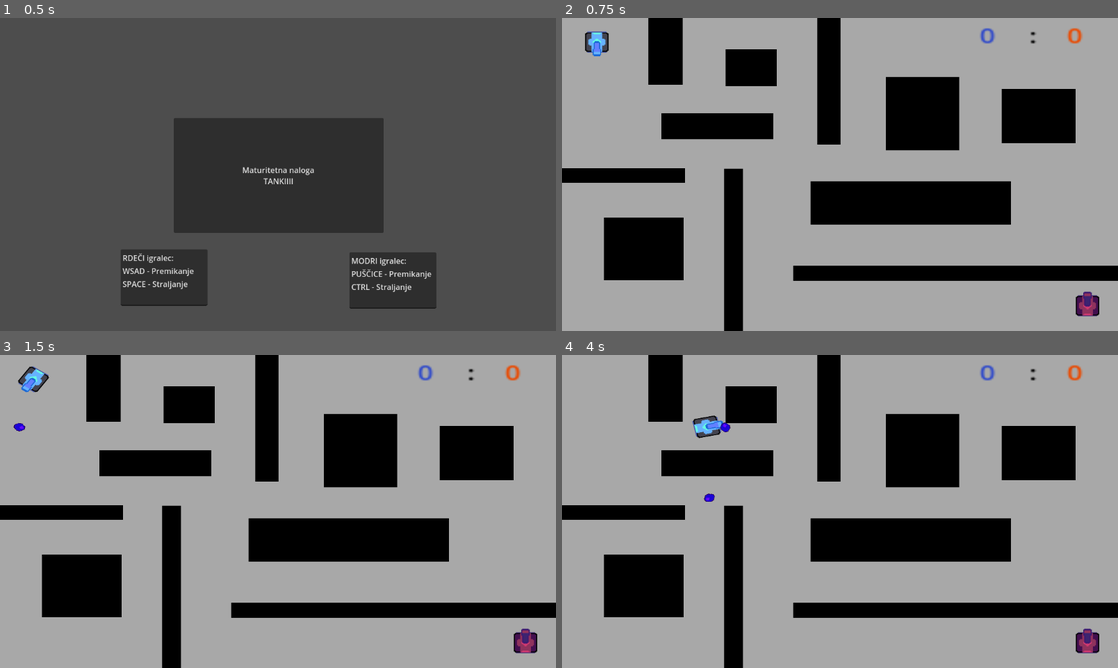
Above: before the commit, frames 1-4 (two rows, left to right).
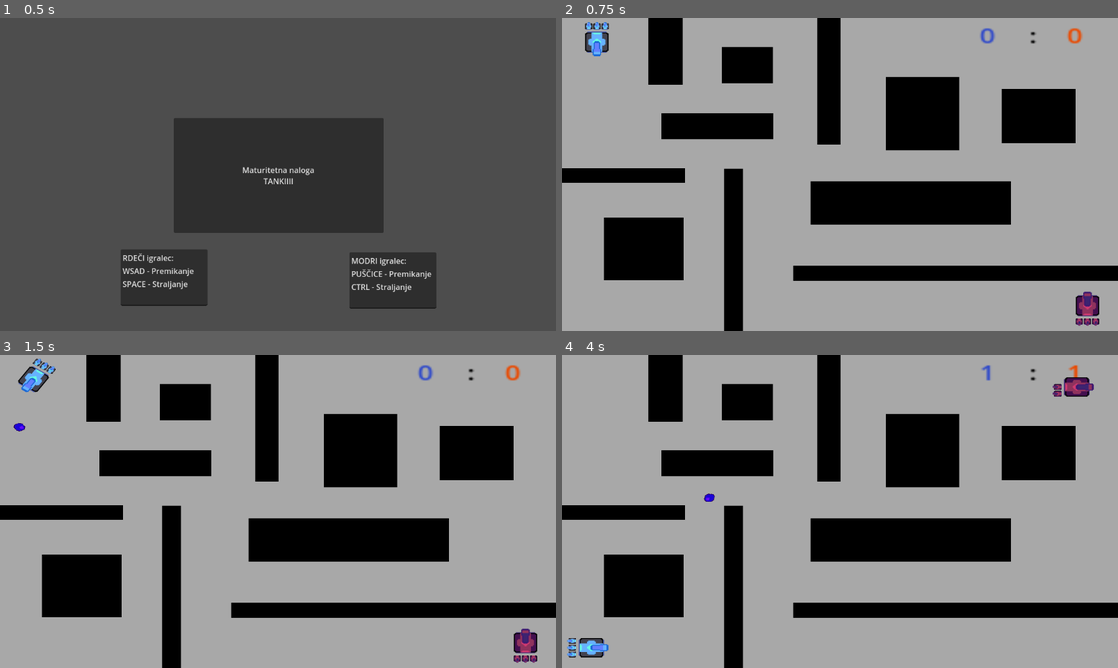
Above: after the commit, the same moments.

Repository: ThePotato-UI/m_naloga
Game: Godot game, scene res://Scene/glava.tscn
Two runs of this game, one before a commit and one after it. Both use one fixed random seed, a clock stepped at 60 frames per second and the inputs below.
Inputs:
- Up to frame 1 (0.5 s): no input
- Up to frame 2 (0.75 s): click "Maturitetna naloga TANKIIII" at 0.5 s
- Up to frame 3 (1.5 s): tap Enter at 1.25 s; hold Right (RIGHT) from 1.28 s (still down); tap Ctrl (FIRE) at 1.35 s
- Up to frame 4 (4 s): tap Space (SPACE) at 1.55, 2.1, 3.05, 3.6 s; release Right (RIGHT) at 2.03 s; hold Down (DOWN) 2.03-2.78 s; tap Ctrl (FIRE) at 2.3, 2.85, 3.8 s; hold Right (RIGHT) 2.78-3.53 s; hold Up (UP) from 3.53 s (still down)

Frame 1 is identical in both runs. In frame 2, 0.5% of the frame differs, in the area x 4-97%, y 1-99%; in frame 3, 0.5%; in frame 4, 1.9%, in the area x 0-97%, y 3-97%.

Commit message:
2.0
Delujoča končana igra

Diff:
--- a/Koda/Global.gd
+++ b/Koda/Global.gd
@@ -9,3 +9,5 @@
 
 var Points_R = 0
 var Points_B = 0
+
+var Is_paused = false
--- a/Koda/Player1.gd
+++ b/Koda/Player1.gd
@@ -1,8 +1,15 @@
 extends CharacterBody2D
 
 @onready var main = get_tree().get_root().get_node("Game")
+@onready var F = $HealthBar_P1/full_health
+@onready var M = $HealthBar_P1/mid_health
+@onready var E = $HealthBar_P1/end_health
 
 var healthbar : float
+
+var F_bool = false
+var M_bool = false
+var E_bool = false
 
 @export var speed = 400
 @export var rotation_speed = 3
@@ -12,7 +19,10 @@
 var rotation_direction = 0
 
 func _ready() -> void:
-	healthbar = 5
+	healthbar = 3
+	F.show()
+	M.show()
+	E.show()
 
 
 func get_input():
@@ -20,24 +30,44 @@
 	velocity = transform.x * Input.get_axis("down", "up") * speed
 
 func _physics_process(delta):
-	Health()
+	if !Global.Is_paused:
+		Health()
 
+		if F_bool:
+			F.hide()
+			F_bool = false
+		if M_bool:
+			M.hide()
+			M_bool = false
+		if E_bool:
+			E.hide()
+			E_bool = false
 
-	get_input()
-	rotation += rotation_direction * rotation_speed * delta
-	move_and_slide()
+		get_input()
+		rotation += rotation_direction * rotation_speed * delta
+		move_and_slide()
 
-	if  Input.is_action_just_pressed("SPACE"):
-		Streljaj()
+		if  Input.is_action_just_pressed("SPACE"):
+			Streljaj()
 
 func Health():
 	if Global.GotHit_Red:
 		healthbar -= 1
 		Global.GotHit_Red = false
+
+	if healthbar == 2:
+		F_bool = true
+		return
+
+	if healthbar == 1:
+		M_bool = true
+
 	if healthbar == 0:
 		print("RED is dead")
+		M_bool = true
 		queue_free()
 		Global.RED_HD = true
+
 
 
 func Streljaj():
--- a/Koda/igralec_2.gd
+++ b/Koda/igralec_2.gd
@@ -1,6 +1,13 @@
 extends CharacterBody2D
 
 @onready var main = get_tree().get_root().get_node("Game")
+@onready var F = $HealthBar_P2/full_health
+@onready var M = $HealthBar_P2/mid_health
+@onready var E = $HealthBar_P2/end_health
+
+var F_bool = false
+var M_bool = false
+var E_bool = false
 
 @export var speed = 400
 @export var rotation_speed = 3
@@ -12,7 +19,10 @@
 var rotation_direction = 0
 
 func _ready() -> void:
-	healthbar = 5
+	healthbar = 3
+	F.show()
+	M.show()
+	E.show()
 
 func get_input():
 	rotation_direction = Input.get_axis("LEFT", "RIGHT")
@@ -22,21 +32,40 @@
 	if Global.GotHit_Blue:
 		healthbar -= 1
 		Global.GotHit_Blue = false
+
+	if healthbar == 2:
+		F_bool = true
+		return
+
+	if healthbar == 1:
+		M_bool = true
+
 	if healthbar == 0:
 		print("BLUE is dead")
+		E_bool = true
 		queue_free()
 		Global.BLUE_HD = true
 
 func _physics_process(delta):
-	Health()
+	if !Global.Is_paused:
+		Health()
 
+		if F_bool:
+			F.hide()
+			F_bool = false
+		if M_bool:
+			M.hide()
+			M_bool = false
+		if E_bool:
+			E.hide()
+			E_bool = false
 
-	get_input()
-	rotation += rotation_direction * rotation_speed * delta
-	move_and_slide()
+		get_input()
+		rotation += rotation_direction * rotation_speed * delta
+		move_and_slide()
 
-	if  Input.is_action_just_pressed("FIRE"):
-		Streljaj()
+		if  Input.is_action_just_pressed("FIRE"):
+			Streljaj()
 
 
 func Streljaj():
--- a/Koda/metek.gd
+++ b/Koda/metek.gd
@@ -13,22 +13,22 @@
 	$Timer.start()
 
 func _physics_process(delta: float) -> void:
-	velocity = Vector2(Speed, 0).rotated(dir)
-	var collision = move_and_collide(velocity * delta)
+	if !Global.Is_paused:
+		velocity = Vector2(Speed, 0).rotated(dir)
+		var collision = move_and_collide(velocity * delta)
 
-	if collision:
-		var collider = collision.get_collider()
-		if collider and collider.is_in_group("walls"):
-			var normal = collision.get_normal()
-			velocity = velocity.bounce(normal)  # Correctly update velocity
-			dir = velocity.angle()  # Update direction so it doesn't reset next frame
-		if collider.is_in_group("igralec1"):
-			Global.GotHit_Red = true
-			queue_free()
-		if collider.is_in_group("igralec2"):
-			Global.GotHit_Blue = true
-			queue_free()
-
+		if collision:
+			var collider = collision.get_collider()
+			if collider and collider.is_in_group("walls"):
+				var normal = collision.get_normal()
+				velocity = velocity.bounce(normal)  # Correctly update velocity
+				dir = velocity.angle()  # Update direction so it doesn't reset next frame
+			if collider.is_in_group("igralec1"):
+				Global.GotHit_Red = true
+				queue_free()
+			if collider.is_in_group("igralec2"):
+				Global.GotHit_Blue = true
+				queue_free()
 func _on_timer_timeout() -> void:
 	print("end")
 	queue_free()
--- a/Koda/metek_2.gd
+++ b/Koda/metek_2.gd
@@ -12,21 +12,23 @@
 	$Timer.start()
 
 func _physics_process(delta: float) -> void:
-	velocity = Vector2(Speed, 0).rotated(dir)
-	var collision = move_and_collide(velocity * delta)
+	if !Global.Is_paused:
+		velocity = Vector2(Speed, 0).rotated(dir)
+		var collision = move_and_collide(velocity * delta)
 
-	if collision:
-		var collider = collision.get_collider()
-		if collider and collider.is_in_group("walls"):
-			var normal = collision.get_normal()
-			velocity = velocity.bounce(normal)  # Correctly update velocity
-			dir = velocity.angle()  # Update direction so it doesn't reset next frame
-		if collider.is_in_group("igralec1"):
-			Global.GotHit_Red = true
-			queue_free()
-		if collider.is_in_group("igralec2"):
-			Global.GotHit_Blue = true
-			queue_free()
+		if collision:
+			var collider = collision.get_collider()
+			if collider and collider.is_in_group("walls"):
+				var normal = collision.get_normal()
+				velocity = velocity.bounce(normal)  # Correctly update velocity
+				dir = velocity.angle()  # Update direction so it doesn't reset next frame
+			if collider.is_in_group("igralec1"):
+				Global.GotHit_Red = true
+				queue_free()
+			if collider.is_in_group("igralec2"):
+				Global.GotHit_Blue = true
+				queue_free()
+
 
 func _on_timer_timeout() -> void:
 	print("end")
--- a/Scene/Igralec_1.tscn
+++ b/Scene/Igralec_1.tscn
@@ -1,7 +1,8 @@
-[gd_scene load_steps=5 format=3 uid="uid://ppw8sknillc"]
+[gd_scene load_steps=6 format=3 uid="uid://ppw8sknillc"]
 
 [ext_resource type="Script" path="res://Koda/Player1.gd" id="1_e0mj2"]
 [ext_resource type="Texture2D" uid="uid://crqvnuhw3bcfn" path="res://Sprites/Tank1.png" id="2_8xmtc"]
+[ext_resource type="PackedScene" uid="uid://65waby15epty" path="res://Scene/health_bar.tscn" id="3_6jw1y"]
 
 [sub_resource type="RectangleShape2D" id="RectangleShape2D_n555e"]
 size = Vector2(60, 66.0002)
@@ -32,4 +33,21 @@
 position = Vector2(6, -3)
 shape = SubResource("RectangleShape2D_0gipd")
 
+[node name="HealthBar_P1" parent="." instance=ExtResource("3_6jw1y")]
+z_index = 1
+position = Vector2(-46, -4)
+rotation = -1.5708
+scale = Vector2(0.3, 0.3)
+
+[node name="end_health" parent="HealthBar_P1" index="0"]
+modulate = Color(1, 0.223529, 1, 1)
+
+[node name="mid_health" parent="HealthBar_P1" index="1"]
+modulate = Color(1, 0.223529, 1, 1)
+
+[node name="full_health" parent="HealthBar_P1" index="2"]
+modulate = Color(1, 0.223529, 1, 1)
+
 [connection signal="area_entered" from="Življenje" to="." method="_on_življenje_area_entered"]
+
+[editable path="HealthBar_P1"]
--- /dev/null
+++ b/Scene/esc.gd
@@ -0,0 +1,32 @@
+extends StaticBody2D
+
+var paused = "ODMOR"
+var resumed = ""
+
+
+func _ready() -> void:
+	$RichTextLabel.text = (resumed)
+	$RESUME.hide()
+	$QUIT.hide()
+	$Ozadje.hide()
+
+func _physics_process(delta: float) -> void:
+	if Input.is_key_pressed(KEY_ESCAPE):
+		Global.Is_paused = true
+		$RichTextLabel.text = (paused)
+		$RESUME.show()
+		$QUIT.show()
+		$Ozadje.show()
+
+
+func _on_resume_pressed() -> void:
+	Global.Is_paused = false
+	$RichTextLabel.text = (resumed)
+	$RESUME.hide()
+	$QUIT.hide()
+	$Ozadje.hide()
+
+
+
+func _on_quit_pressed() -> void:
+	get_tree().quit()
--- /dev/null
+++ b/Scene/esc.tscn
@@ -0,0 +1,56 @@
+[gd_scene load_steps=3 format=3 uid="uid://dthhc6lge31x8"]
+
+[ext_resource type="Script" path="res://Scene/esc.gd" id="1_22emy"]
+[ext_resource type="Texture2D" uid="uid://bhelyjplx2rt1" path="res://Sprites/tla.png" id="2_ov5un"]
+
+[node name="ESC" type="StaticBody2D"]
+scale = Vector2(6.97309, 3.0065)
+script = ExtResource("1_22emy")
+
+[node name="RichTextLabel" type="RichTextLabel" parent="."]
+z_index = 2
+offset_right = 60.0
+offset_bottom = 26.0
+scale = Vector2(0.897832, 1.33345)
+text = "Paused"
+fit_content = true
+scroll_active = false
+scroll_following = true
+metadata/_edit_use_anchors_ = true
+
+[node name="RESUME" type="StaticBody2D" parent="."]
+z_index = 2
+
+[node name="RESUME" type="Button" parent="RESUME"]
+modulate = Color(36.216, 1, 33.514, 1)
+z_index = 2
+offset_left = -8.89132
+offset_top = 52.5527
+offset_right = 63.1087
+offset_bottom = 83.5527
+text = "RESUME"
+metadata/_edit_use_anchors_ = true
+
+[node name="QUIT" type="StaticBody2D" parent="."]
+z_index = 2
+
+[node name="QUIT" type="Button" parent="QUIT"]
+modulate = Color(21.081, 60.541, 1, 1)
+z_index = 2
+offset_left = -2.00772
+offset_top = 103.442
+offset_right = 55.9923
+offset_bottom = 134.442
+text = "QUIT"
+metadata/_edit_use_anchors_ = true
+
+[node name="Ozadje" type="Sprite2D" parent="."]
+modulate = Color(0.0846899, 0.0846899, 0.0846899, 1)
+z_index = 1
+position = Vector2(32.5537, 74.5051)
+scale = Vector2(16.2439, 16.6505)
+texture = ExtResource("2_ov5un")
+
+[connection signal="pressed" from="RESUME/RESUME" to="." method="_on_button_pressed"]
+[connection signal="pressed" from="RESUME/RESUME" to="." method="_on_resume_pressed"]
+[connection signal="pressed" from="QUIT/QUIT" to="." method="_on_quit_pressed"]
--- a/Scene/game.tscn
+++ b/Scene/game.tscn
@@ -1,7 +1,8 @@
-[gd_scene load_steps=8 format=3 uid="uid://d2ckn7dojuwm2"]
+[gd_scene load_steps=9 format=3 uid="uid://d2ckn7dojuwm2"]
 
 [ext_resource type="Texture2D" uid="uid://bhelyjplx2rt1" path="res://Sprites/tla.png" id="1_my8g0"]
 [ext_resource type="PackedScene" uid="uid://ppw8sknillc" path="res://Scene/Igralec_1.tscn" id="2_6qekt"]
+[ext_resource type="PackedScene" uid="uid://dthhc6lge31x8" path="res://Scene/esc.tscn" id="3_3vojt"]
 [ext_resource type="PackedScene" uid="uid://bpj8qiboqjlfg" path="res://Scene/igralec_2.tscn" id="3_tyhq5"]
 [ext_resource type="PackedScene" uid="uid://c51sh4v5ceyuf" path="res://Scene/notranji_zid.tscn" id="4_h0syu"]
 [ext_resource type="PackedScene" uid="uid://buff3kexnh6mv" path="res://Scene/Respawn.tscn" id="5_036ls"]
@@ -11,6 +12,12 @@
 size = Vector2(1618, 40.25)
 
 [node name="Game" type="Node2D"]
+
+[node name="Camera2D" type="Camera2D" parent="."]
+scale = Vector2(1, 2)
+zoom = Vector2(0.735, 0.605)
+limit_left = 0
+limit_right = 786
 
 [node name="Okolica" type="Node2D" parent="."]
 
@@ -62,7 +69,7 @@
 scale = Vector2(0.0814269, 2.89903)
 
 [node name="StaticBody2D10" parent="Okolica/Tla in zidovi/walls" instance=ExtResource("4_h0syu")]
-position = Vector2(-249.001, -365)
+position = Vector2(-260, -374)
 rotation = 1.5708
 scale = Vector2(0.114175, 1.32596)
 
@@ -106,6 +113,34 @@
 position = Vector2(808, -7)
 rotation = 1.5708
 shape = SubResource("RectangleShape2D_pelps")
+
+[node name="ESC" parent="." instance=ExtResource("3_3vojt")]
+z_index = 2
+position = Vector2(-290, -357)
+scale = Vector2(8.78523, 4.85198)
+
+[node name="RichTextLabel" parent="ESC" index="0"]
+offset_left = 5.00841
+offset_top = -2.26712
+offset_right = 68.0084
+offset_bottom = 23.7329
+text = "ODMOR"
+
+[node name="RESUME" parent="ESC" index="1"]
+position = Vector2(1.25211, -4.74034)
+
+[node name="RESUME" parent="ESC/RESUME" index="0"]
+text = "NADALJUJ"
+
+[node name="QUIT" parent="ESC" index="2"]
+position = Vector2(0.341486, 1.2366)
+
+[node name="QUIT" parent="ESC/QUIT" index="0"]
+offset_left = -6.82965
+offset_top = 104.906
+offset_right = 75.1703
+offset_bottom = 135.906
+text = "ODNEHAJ"
 
 [node name="točke" type="StaticBody2D" parent="."]
 scale = Vector2(4.82805, 4.23581)
@@ -134,12 +169,6 @@
 offset_bottom = -97.7071
 text = ":"
 
-[node name="Camera2D" type="Camera2D" parent="."]
-scale = Vector2(1, 2)
-zoom = Vector2(0.735, 0.605)
-limit_left = 0
-limit_right = 786
-
 [node name="igralec2" parent="." instance=ExtResource("3_tyhq5")]
 position = Vector2(-686, -459)
 rotation = 1.5708
@@ -165,5 +194,7 @@
 [node name="Manager" type="Node" parent="."]
 script = ExtResource("6_wjdg4")
 
+[editable path="ESC"]
 [editable path="Igralec"]
+[editable path="Igralec/HealthBar_P1"]
 [editable path="Respawn"]
--- /dev/null
+++ b/Scene/health_bar.tscn
@@ -0,0 +1,16 @@
+[gd_scene load_steps=2 format=3 uid="uid://65waby15epty"]
+
+[ext_resource type="Texture2D" uid="uid://crqvnuhw3bcfn" path="res://Sprites/Tank1.png" id="1_a8rab"]
+
+[node name="HealthBar" type="Node2D"]
+
+[node name="end_health" type="Sprite2D" parent="."]
+position = Vector2(-77, 0)
+texture = ExtResource("1_a8rab")
+
+[node name="mid_health" type="Sprite2D" parent="."]
+texture = ExtResource("1_a8rab")
+
+[node name="full_health" type="Sprite2D" parent="."]
+position = Vector2(77, 0)
+texture = ExtResource("1_a8rab")
--- a/Scene/igralec_2.tscn
+++ b/Scene/igralec_2.tscn
@@ -1,7 +1,8 @@
-[gd_scene load_steps=5 format=3 uid="uid://bpj8qiboqjlfg"]
+[gd_scene load_steps=6 format=3 uid="uid://bpj8qiboqjlfg"]
 
 [ext_resource type="Texture2D" uid="uid://cyms0w6eog60w" path="res://Sprites/Tank2.png" id="1_00tf8"]
 [ext_resource type="Script" path="res://Koda/igralec_2.gd" id="1_yau77"]
+[ext_resource type="PackedScene" uid="uid://65waby15epty" path="res://Scene/health_bar.tscn" id="3_t4jqq"]
 
 [sub_resource type="RectangleShape2D" id="RectangleShape2D_hkj2d"]
 size = Vector2(65, 61)
@@ -29,4 +30,21 @@
 position = Vector2(6.5, -3.5)
 shape = SubResource("RectangleShape2D_drhgt")
 
+[node name="HealthBar_P2" parent="." instance=ExtResource("3_t4jqq")]
+z_index = 1
+position = Vector2(-46, -4)
+rotation = -1.5708
+scale = Vector2(0.3, 0.3)
+
+[node name="end_health" parent="HealthBar_P2" index="0"]
+texture = ExtResource("1_00tf8")
+
+[node name="mid_health" parent="HealthBar_P2" index="1"]
+texture = ExtResource("1_00tf8")
+
+[node name="full_health" parent="HealthBar_P2" index="2"]
+texture = ExtResource("1_00tf8")
+
 [connection signal="area_entered" from="Življenje2" to="." method="_on_življenje_2_area_entered"]
+
+[editable path="HealthBar_P2"]
